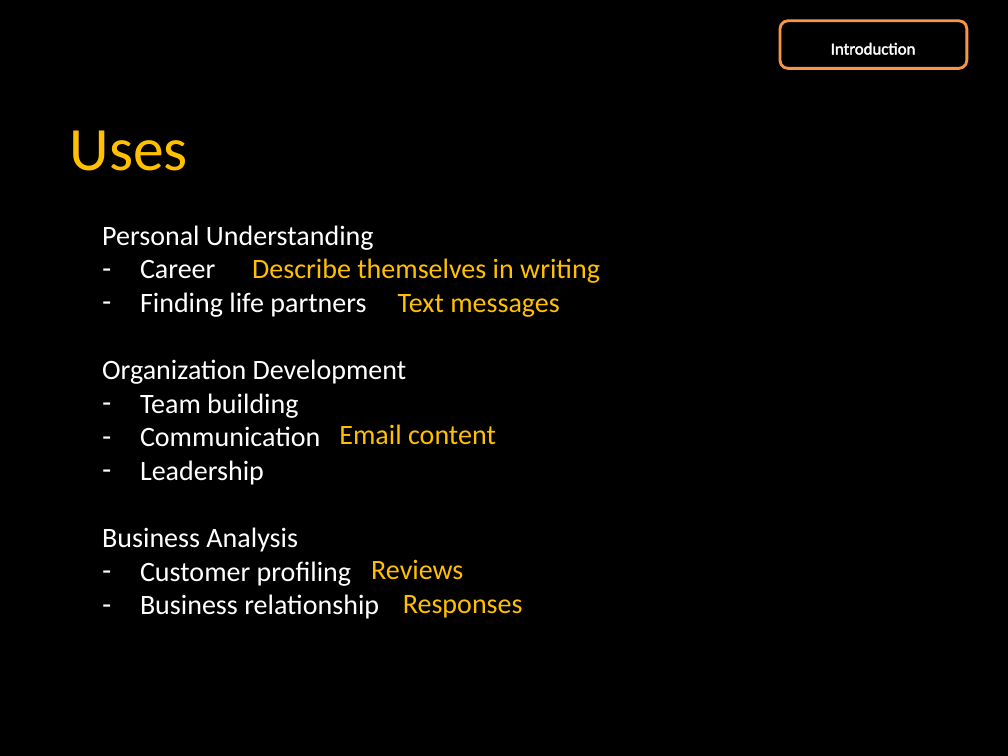
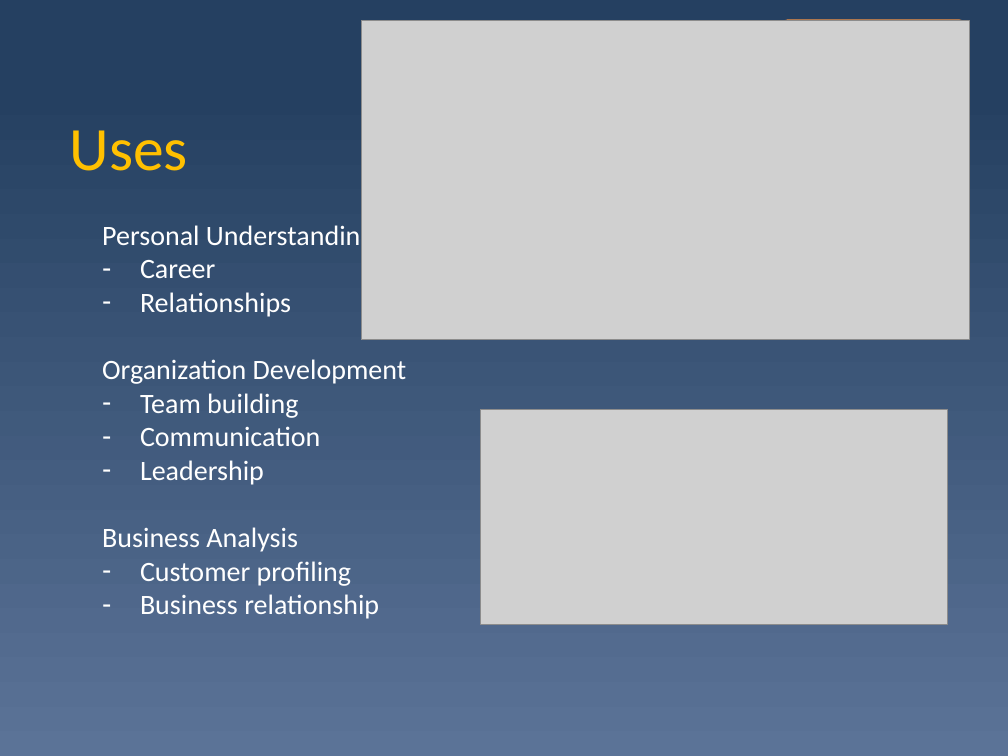
Before and after one commit to WeeYL/capstone, a slide deck: slide 11 of Personality analysis.pptx. Drawn at 1008x756 pixels with LibreOffice and Linux fonts; fonts in the diff are those of the drawing; grey boxes stand for pictures. Boxes give left, top, right and bottom in pixels: in the first picture for what was removed or moved away, otherwise in the second. Text is boxed around its words. In the diff, an @@ line names an element or a change of style, - is before the commit and + after.

```diff
--- a/Personality analysis.pptx
+++ b/Personality analysis.pptx
@@ background #000000 to gradient #254061 to #5B7397 @@
@@ picture added at <box>361,21,969,341</box> @@
@@ text removed at <box>831,42,916,55</box> @@
-Introduction
@@ text removed at <box>252,258,600,317</box> @@
-Describe themselves in writing
-Text messages
@@ text at <box>140,292,291,317</box>: text changed @@
-– Finding life partners
+– Relationships
@@ picture added at <box>480,409,948,624</box> @@
@@ text removed at <box>339,424,496,445</box> @@
-Email content
@@ text removed at <box>371,559,523,618</box> @@
-Reviews
-Responses
```
Also in this commit, not shown: 29 other slides changed, 2 slides added, 2 slides removed, 2 other files.
